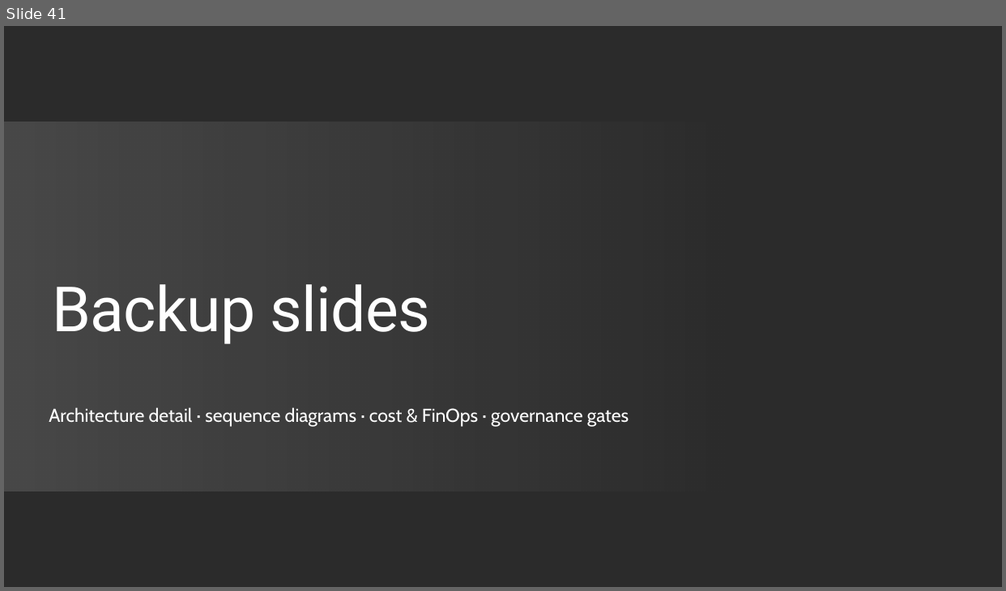
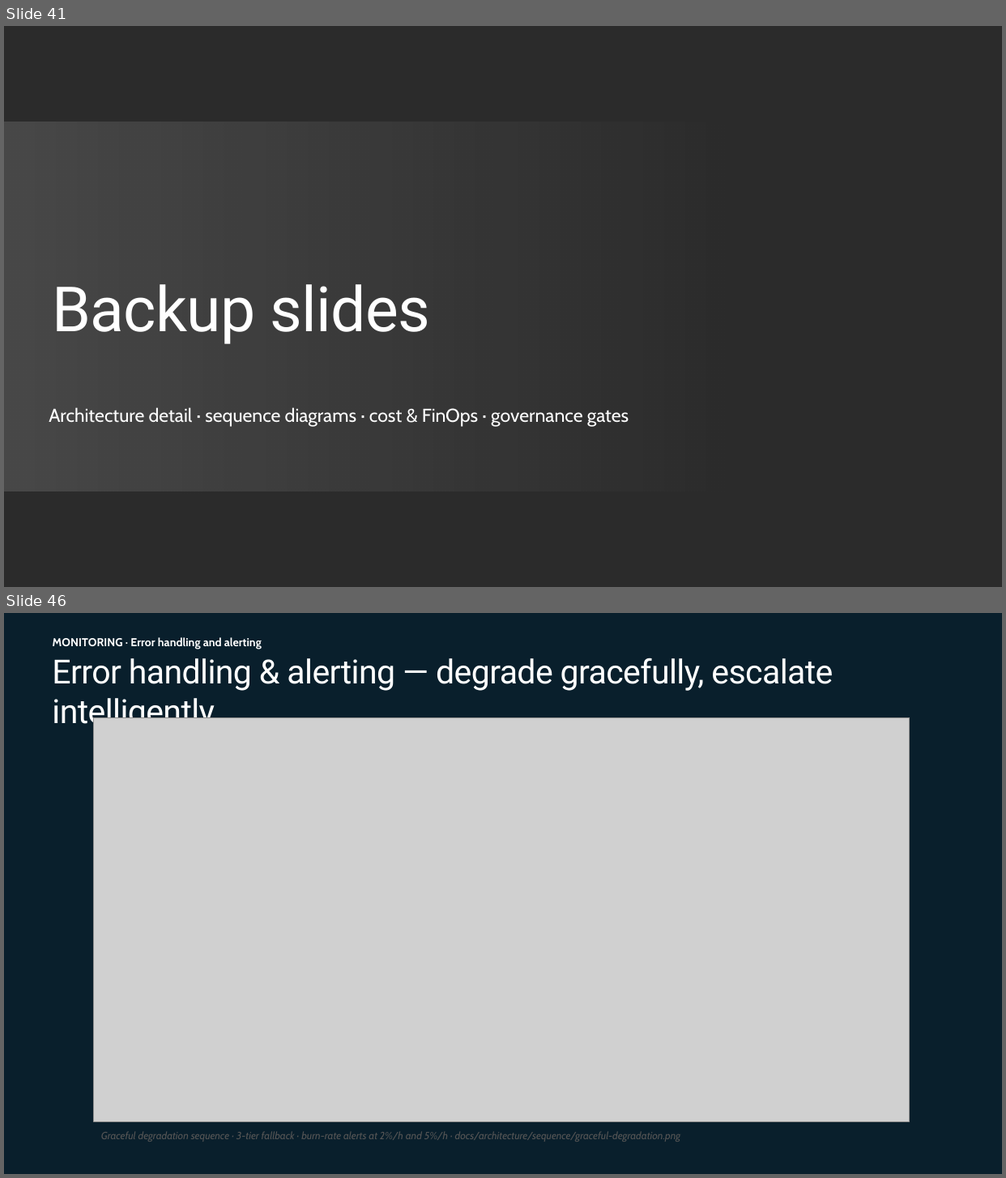
Before and after one commit to johnbilliris/ama, a slide deck: docs/ama-presentation/AMA_Capstone_Disaster_Response_Hub.pptx. Shown one above the other, each under a label of ours: slide 41 before the commit, slides 41 and 46 after it; the slides between them are not shown. The pictures are 1006x591 and 1006x1178 pixels, drawn with LibreOffice and Linux fonts; fonts in the diff are those of the drawing; grey boxes stand for pictures; background and template pictures are left out; a plain dark background stands for a picture behind light text. Boxes give left, top, right and bottom in pixels: in the first picture for what was removed or moved away, otherwise in the second. Text is boxed around its words. In the diff, an @@ line names an element or a change of style, - is before the commit and + after.

```diff
--- a/docs/ama-presentation/AMA_Capstone_Disaster_Response_Hub.pptx
+++ b/docs/ama-presentation/AMA_Capstone_Disaster_Response_Hub.pptx
@@ slide 46 added at [4, 613, 1002, 1174], background #091F2C @@
@@ title added at [52, 658, 833, 732], 32 pt, text #FFFFFF @@
+Error handling & alerting — degrade gracefully, escalate intelligently
@@ text added at [53, 637, 262, 649], 11 pt, text #FFFFFF, bold @@
+MONITORING · Error handling and alerting
@@ picture added at [94, 717, 910, 1122] @@
@@ text added at [101, 1131, 681, 1142], 10 pt, text #555555, italic @@
+Graceful degradation sequence · 3-tier fallback · burn-rate alerts at 2%/h and 5%/h · docs/architecture/sequence/graceful-degradation.png
```
Also in this commit, not shown: 13 other slides added, 6 other files.
